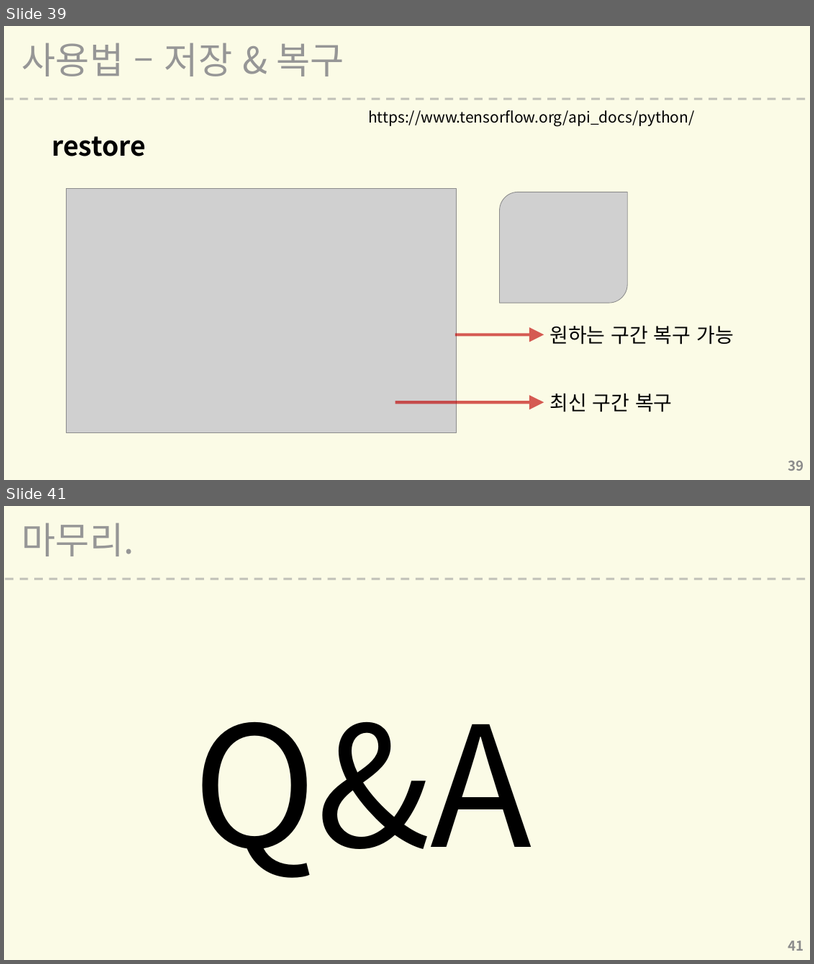
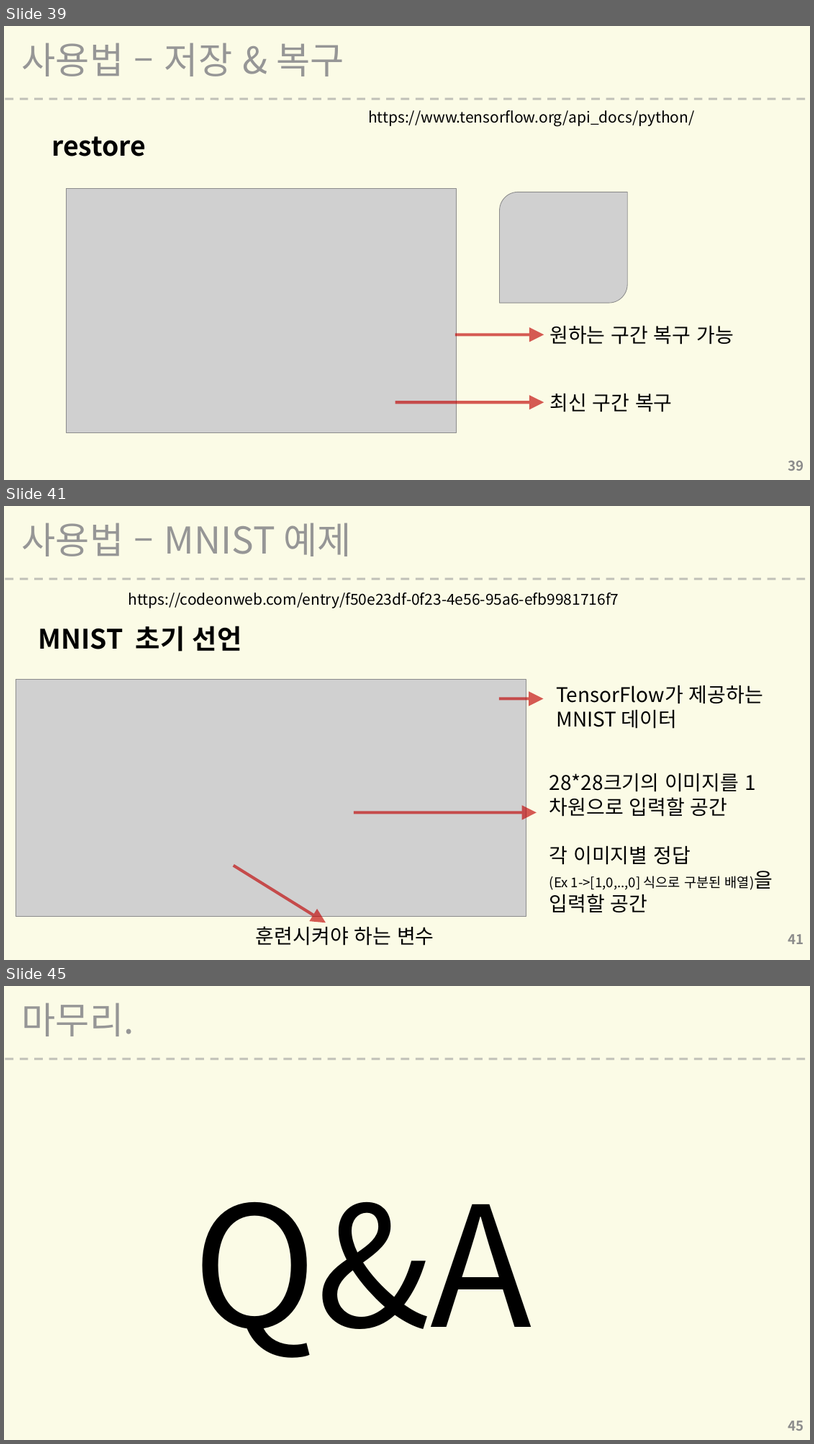
Before and after one commit to L00G/-, a slide deck: 텐서플로우 세미나.pptx. Shown one above the other, each under a label of ours: slides 39 and 41 before the commit, slides 39, 41 and 45 after it; the slides between them are not shown. The pictures are 814x964 and 814x1444 pixels, drawn with LibreOffice and Linux fonts; fonts in the diff are those of the drawing; grey boxes stand for pictures; background and template pictures are left out. Boxes give left, top, right and bottom in pixels: in the first picture for what was removed or moved away, otherwise in the second. Text is boxed around its words. In the diff, an @@ line names an element or a change of style, - is before the commit and + after.

Commit message:
ppt수정, 자료 업데이트

```diff
--- a/텐서플로우 세미나.pptx
+++ b/텐서플로우 세미나.pptx
@@ slide 41 added at bbox=[4, 506, 810, 960], background #F9F9D7 at 62% opacity; not listed: 1 template element that a slide beside it also shows @@
@@ title added at bbox=[22, 523, 352, 556], 44 pt, text #969696 @@
+사용법 – MNIST 예제
@@ text added at bbox=[128, 592, 619, 608], 18 pt, text #000000 @@
+https://codeonweb.com/entry/f50e23df-0f23-4e56-95a6-efb9981716f7
@@ text added at bbox=[39, 626, 242, 651], 32 pt, text #000000, bold @@
+MNIST 초기 선언
@@ picture added at bbox=[16, 679, 527, 916] @@
@@ arrow added from (499, 698) to (543, 698), #C00000 3.5 pt @@
@@ text added at bbox=[556, 685, 764, 728], 24 pt, text #000000 @@
+TensorFlow가 제공하는
+MNIST 데이터
@@ text added at bbox=[550, 772, 773, 913], 24 pt, text #000000 @@
+28*28크기의 이미지를 1차원으로 입력할 공간
+각 이미지별 정답
+(Ex 1->[1,0,..,0] 식으로 구분된 배열)을 입력할 공간
@@ arrow added from (354, 812) to (537, 812), #C00000 3.5 pt @@
@@ arrow added from (233, 865) to (326, 922), #C00000 3.5 pt @@
@@ text added at bbox=[256, 926, 435, 945], 24 pt, text #000000 @@
+훈련시켜야 하는 변수
@@ page number added at bbox=[789, 934, 805, 944], 16 pt, text #8C8C8C, bold @@
+41
@@ what was slide 41 is now slide 45 @@
@@ page number at bbox=[789, 1420, 805, 1430]: text changed @@
-41
+45
```
Also in this commit, not shown: 2 slides changed, 3 other slides added, 2 other files.
